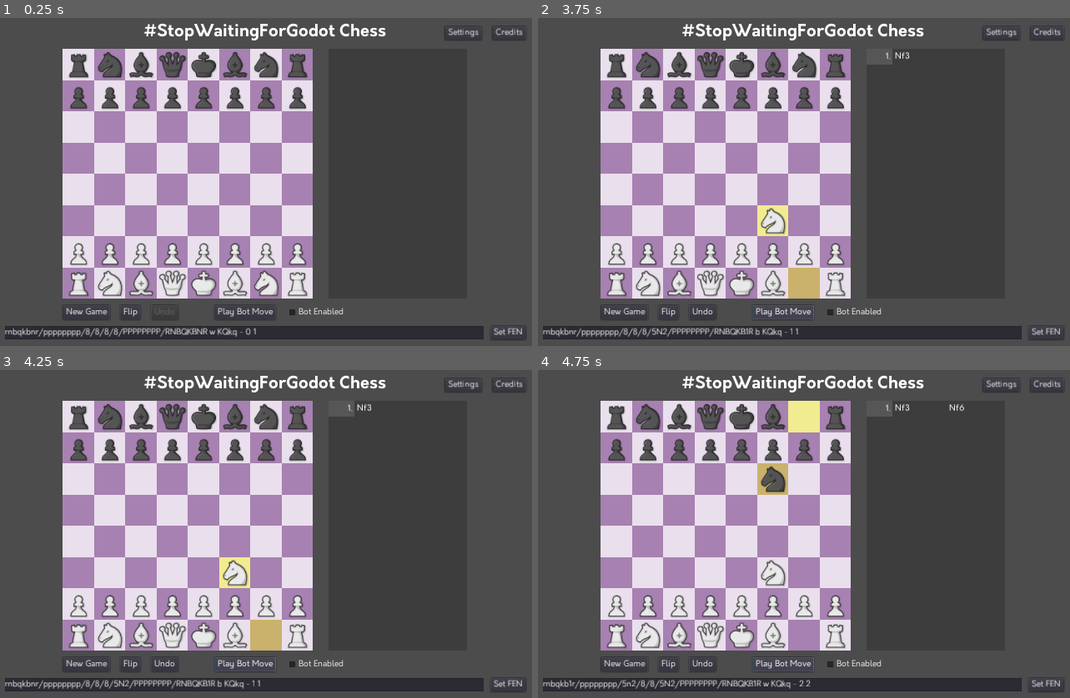
Above: before the commit, frames 1-4 (two rows, left to right).
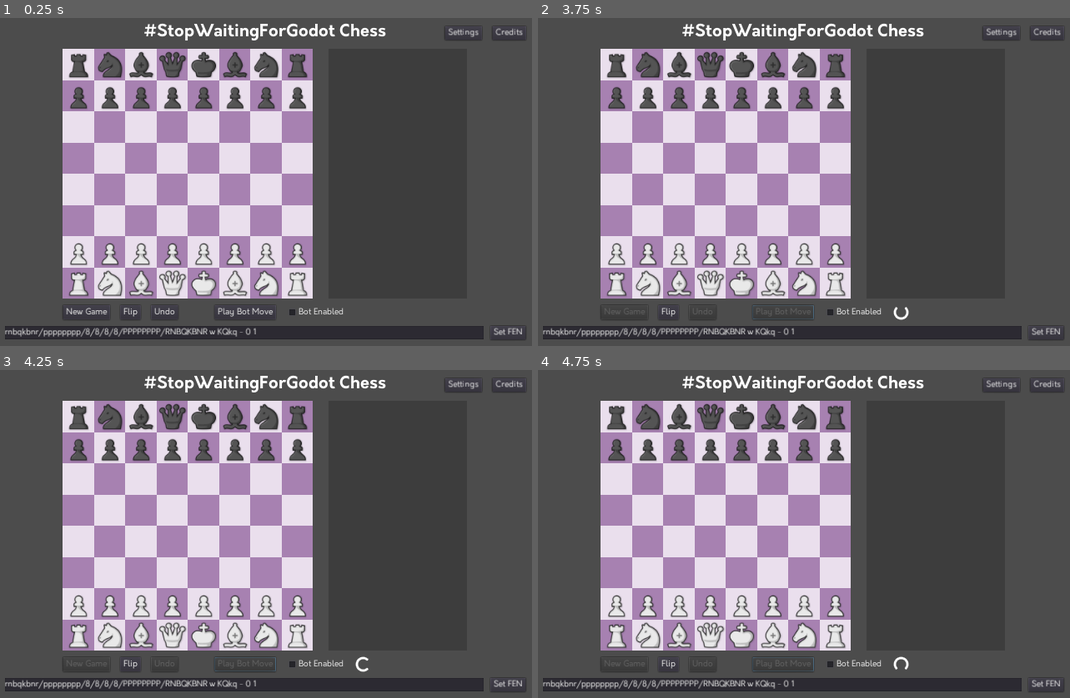
Above: after the commit, the same moments.

Repository: thearst3rd/stopwaitingforgodot-chess
Game: Godot game, scene res://src/Game.tscn
Two runs of this game, one before a commit and one after it. Both use one fixed random seed, a clock stepped at 60 frames per second and the inputs below.
Inputs (mouse positions are in pixels of both pictures, inside the frame that each line leads up to):
- Up to frame 1 (0.25 s): no input
- Up to frame 2 (3.75 s): click (702, 313) at 0.5 s, where only the run after the commit has a clickable "Undo"; click "Set FEN" at 1.25 s; click "New Game" at 2 s; click "New Game" at 2.75 s; click "Play Bot Move" at 3.5 s
- Up to frame 3 (4.25 s): no input
- Up to frame 4 (4.75 s): click (782, 665) at 4.25 s, where only the run before the commit has a clickable "Play Bot Move"

The runs differ from the first frame. In frame 1, less than 0.1% of the frame differs, in the area x 28-33%, y 88-91%; in frame 2, 1.9%; in frame 3, 1.9%; in frame 4, 2.7%, in the area x 5-81%, y 9-98%.

Commit message:
Engine now runs in a new thread

Diff:
--- /dev/null
+++ b/src/BotThinkingIndicator.gd
@@ -0,0 +1,19 @@
+extends Control
+
+const ANG_SPEED = PI
+const ARC_ANGLE = 3 * PI / 2
+
+var offset := 0.0
+
+onready var game = find_parent("Game")
+
+
+func _process(delta):
+	offset += ANG_SPEED * delta
+	if offset >= TAU:
+		offset -= TAU
+	update()
+
+func _draw():
+	if game.bot_thinking:
+		draw_arc(Vector2(14, 14), 12, offset, offset + ARC_ANGLE, 32, Color.white, 3.0, true)
--- a/src/Game.gd
+++ b/src/Game.gd
@@ -8,8 +8,13 @@
 onready var bot_timer = find_node("BotTimer")
 onready var bot_check = find_node("BotCheck")
 
+onready var reset_button = find_node("ResetButton")
+onready var undo_button = find_node("UndoButton")
+onready var bot_button = find_node("BotButton")
+
 var legal_moves = null
 var bot_thinking = false
+var bot_thinking_thread : Thread = null
 
 
 func update_state(after_move = false):
@@ -63,7 +68,10 @@
 
 	find_node("SanDisplay").update_moves(chess)
 
-	find_node("BotButton").disabled = game_over
+	bot_button.disabled = game_over or bot_thinking
+
+	reset_button.disabled = bot_thinking
+	undo_button.disabled = bot_thinking
 
 	if after_move and last_move:
 		if Settings.sounds:
@@ -86,14 +94,24 @@
 	if with_timeout:
 		bot_timer.start()
 	else:
-		var result = engine.get_move(chess)
-		print("%s  score: %d  searched: %d %d  eval: %d  time: %dms" % [result[1].notation_san, result[0],
-				engine.num_positions_searched, engine.num_positions_searched_q, engine.num_positions_evaluated,
-				engine.search_time / 1000.0])
-		chess.play_move(result[1])
-		bot_thinking = false
-		bot_timer.stop()
-		update_state(true)
+		bot_thinking_thread = Thread.new()
+		var error = bot_thinking_thread.start(self, "bot_think")
+		assert(not error)
+
+func bot_think():
+	var result = engine.get_move(chess)
+	call_deferred("bot_finalize", result)
+
+func bot_finalize(result):
+	bot_thinking_thread.wait_to_finish()
+	bot_thinking_thread = null
+	print("%s  score: %d  searched: %d %d  eval: %d  time: %dms" % [result[1].notation_san, result[0],
+			engine.num_positions_searched, engine.num_positions_searched_q, engine.num_positions_evaluated,
+			engine.search_time / 1000.0])
+	chess.play_move(result[1])
+	bot_thinking = false
+	bot_timer.stop()
+	update_state(true)
 
 
 ## CALLBACKS ##
@@ -103,6 +121,11 @@
 	get_tree().call_group("Squares", "connect", "piece_grabbed", self, "_on_Square_piece_grabbed")
 	get_tree().call_group("Squares", "connect", "piece_dropped", self, "_on_Square_piece_dropped")
 	update_state()
+
+# Thread must be disposed (or "joined"), for portability.
+func _exit_tree():
+	if bot_thinking_thread != null:
+		bot_thinking_thread.wait_to_finish()
 
 
 ## SIGNALS ##
--- a/src/Game.tscn
+++ b/src/Game.tscn
@@ -10,6 +10,7 @@
 [ext_resource path="res://assets/sound/capture.wav" type="AudioStream" id=8]
 [ext_resource path="res://assets/sound/terminal.wav" type="AudioStream" id=9]
 [ext_resource path="res://src/CreditsMenu.tscn" type="PackedScene" id=10]
+[ext_resource path="res://src/BotThinkingIndicator.gd" type="Script" id=11]
 
 [sub_resource type="DynamicFont" id=1]
 size = 32
@@ -106,13 +107,13 @@
 margin_bottom = 90.0
 
 [node name="V" type="VBoxContainer" parent="C/V/C"]
-margin_left = 225.0
-margin_right = 775.0
+margin_left = 201.0
+margin_right = 799.0
 margin_bottom = 40.0
 custom_constants/separation = 12
 
 [node name="H" type="HBoxContainer" parent="C/V/C/V"]
-margin_right = 550.0
+margin_right = 598.0
 custom_constants/separation = 30
 
 [node name="Board" parent="C/V/C/V/H" instance=ExtResource( 1 )]
@@ -125,7 +126,7 @@
 
 [node name="H2" type="HBoxContainer" parent="C/V/C/V"]
 margin_top = 12.0
-margin_right = 550.0
+margin_right = 598.0
 margin_bottom = 40.0
 custom_constants/separation = 20
 
@@ -170,6 +171,13 @@
 [node name="BotTimer" type="Timer" parent="C/V/C/V/H2"]
 wait_time = 0.1
 one_shot = true
+
+[node name="BotThinkingIndicator" type="Control" parent="C/V/C/V/H2"]
+margin_left = 570.0
+margin_right = 598.0
+margin_bottom = 28.0
+rect_min_size = Vector2( 28, 28 )
+script = ExtResource( 11 )
 
 [node name="H2" type="HBoxContainer" parent="C/V"]
 margin_top = 102.0
Not shown: 1 places in src/Game.tscn that only renumber resources
